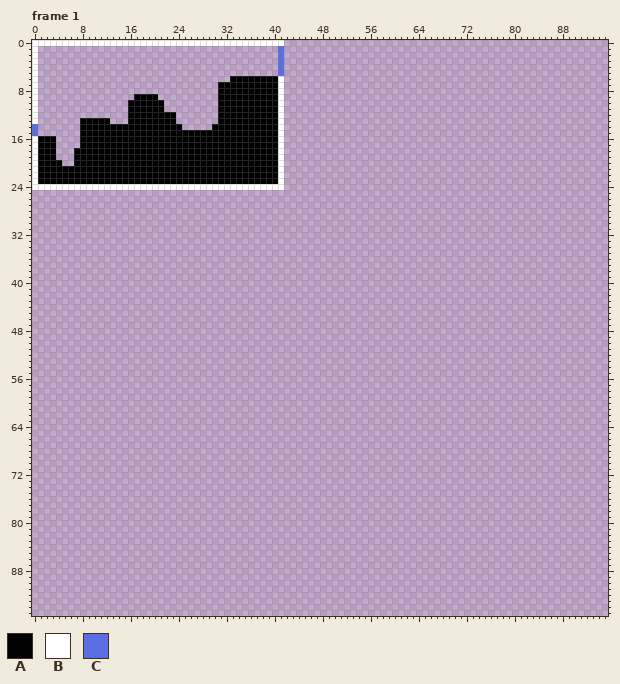
Two versions of one pixel-art file, graphics/source/levels.aseprite. That is the earlier state.
96x96 pixels, 40 frames. Shown: frame 1. The commit also changed other frames, which this record leaves out.
Palette (. is transparent): A #000000  B #ffffff  C #5b6ee1
Pixels before, frame 1 (only the part around the change), first column x 0:
 0 BBBBBBBBBBBBBBBBBBBBBBBBBBBBBBBBBBBBBBBBBB....
 1 B........................................C....
 2 B........................................C....
 3 B........................................C....
 4 B........................................C....
 5 B........................................C....
 6 B................................AAAAAAAAB....
 7 B..............................AAAAAAAAAAB....
 8 B..............................AAAAAAAAAAB....
 9 B................AAAA..........AAAAAAAAAAB....
10 B...............AAAAAA.........AAAAAAAAAAB....
11 B...............AAAAAA.........AAAAAAAAAAB....
12 B...............AAAAAAAA.......AAAAAAAAAAB....
13 B.......AAAAA...AAAAAAAA.......AAAAAAAAAAB....
14 C.......AAAAAAAAAAAAAAAAA.....AAAAAAAAAAAB....
15 C.......AAAAAAAAAAAAAAAAAAAAAAAAAAAAAAAAAB....
16 BAAA....AAAAAAAAAAAAAAAAAAAAAAAAAAAAAAAAAB....
17 BAAA....AAAAAAAAAAAAAAAAAAAAAAAAAAAAAAAAAB....
18 BAAA...AAAAAAAAAAAAAAAAAAAAAAAAAAAAAAAAAAB....
19 BAAA...AAAAAAAAAAAAAAAAAAAAAAAAAAAAAAAAAAB....
20 BAAAA..AAAAAAAAAAAAAAAAAAAAAAAAAAAAAAAAAAB....
21 BAAAAAAAAAAAAAAAAAAAAAAAAAAAAAAAAAAAAAAAAB....
22 BAAAAAAAAAAAAAAAAAAAAAAAAAAAAAAAAAAAAAAAAB....
23 BAAAAAAAAAAAAAAAAAAAAAAAAAAAAAAAAAAAAAAAAB....
24 BBBBBBBBBBBBBBBBBBBBBBBBBBBBBBBBBBBBBBBBBB....
25 ..............................................
26 ..............................................
27 ..............................................
28 ..............................................
29 ..............................................
30 ..............................................
31 ..............................................
Now the later version:
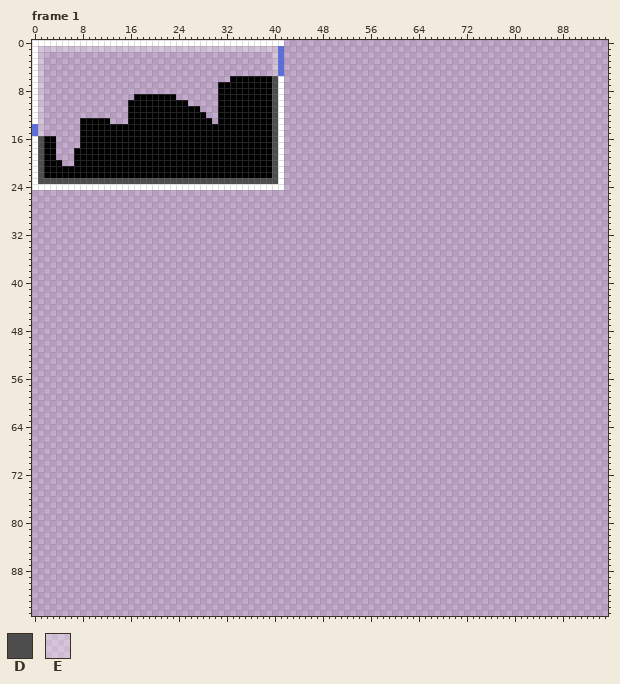
Colours new in this view: D #4d4d4d  E #ffffff4d
What changed:
layer "Screen" now shown
Frame 1, layers "Screen", "Level":
y 1: x 1..40 ........................................ -> EEEEEEEEEEEEEEEEEEEEEEEEEEEEEEEEEEEEEEEE
y 2..5: x 1 . -> E; x 40 . -> E
y 6..8: x 1 . -> E; x 40 A -> D
y 9: x 1 . -> E; x 21..23 ... -> AAA; x 40 A -> D
y 10: x 1 . -> E; x 22..25 .... -> AAAA; x 40 A -> D
y 11: x 1 . -> E; x 22..27 ...... -> AAAAAA; x 40 A -> D
y 12: x 1 . -> E; x 24..28 ..... -> AAAAA; x 40 A -> D
y 13: x 1 . -> E; x 24..29 ...... -> AAAAAA; x 40 A -> D
y 14: x 1 . -> E; x 25..29 ..... -> AAAAA; x 40 A -> D
y 15: x 1 . -> E; x 40 A -> D
y 16..22: x 1 A -> D; x 40 A -> D
y 23: x 1..40 AAAAAAAAAAAAAAAAAAAAAAAAAAAAAAAAAAAAAAAA -> DDDDDDDDDDDDDDDDDDDDDDDDDDDDDDDDDDDDDDDD
Boxes around the changes in both pictures, in picture pixels (x1, y1, x2, y2):
changed: (38, 46, 278, 184)
